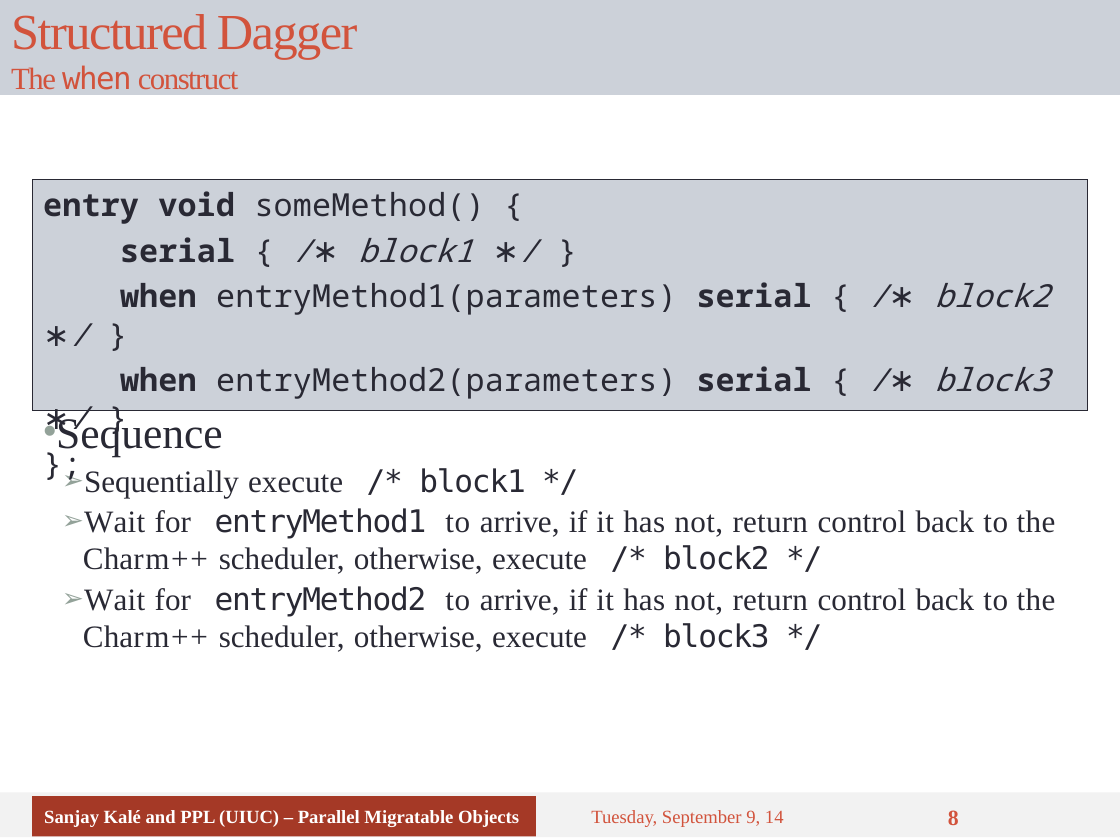
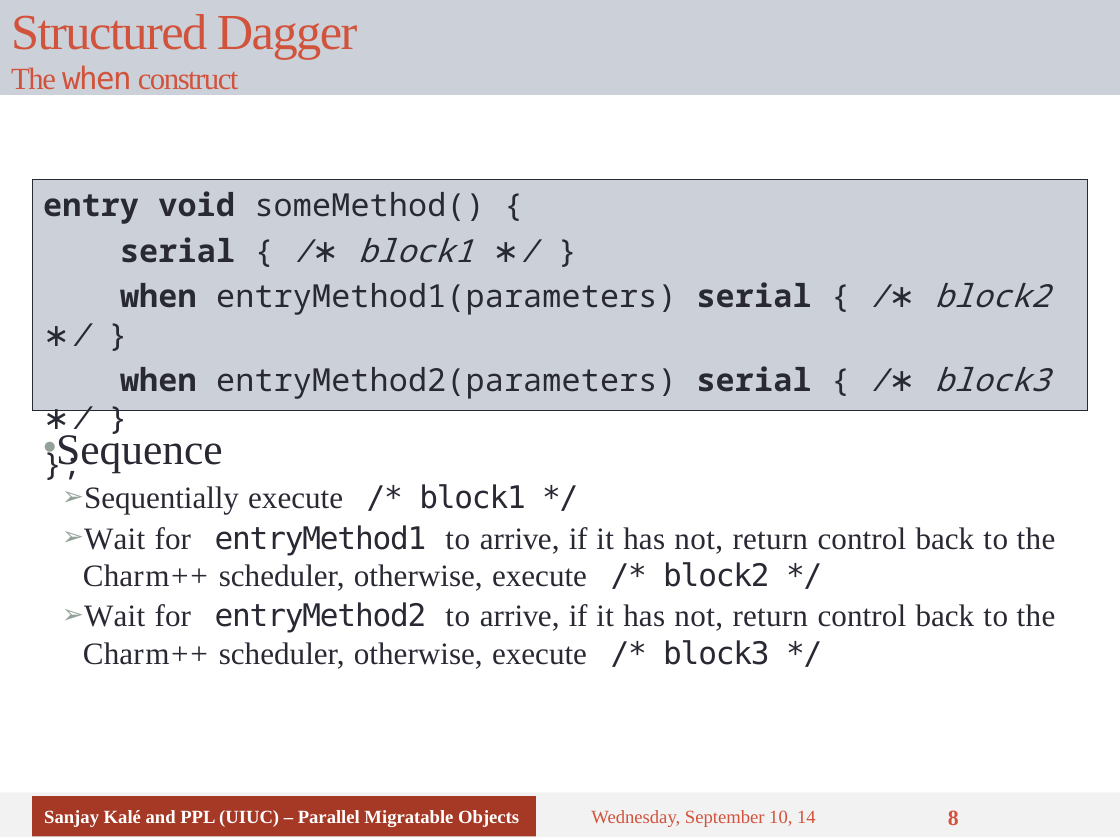
Before and after one commit to UIUC-PPL/charm_tutorial, a slide deck: slide 8 of tutorial-07-sdag.pptx. Drawn at 1120x840 pixels with LibreOffice and Linux fonts; fonts in the diff are those of the drawing. Boxes give left, top, right and bottom in pixels: in the first picture for what was removed or moved away, otherwise in the second. Text is boxed around its words. In the diff, an @@ line names an element or a change of style, - is before the commit and + after.

```diff
--- a/tutorial-07-sdag.pptx
+++ b/tutorial-07-sdag.pptx
@@ text "Sequence": place and size @@
-text "Sequence" at bbox=[56, 413, 1056, 652]
+text "Sequence" at bbox=[56, 430, 1056, 669]
@@ text at bbox=[591, 810, 816, 827]: text changed @@
-Tuesday, September 9, 14
+Wednesday, September 10, 14
```
Also in this commit, not shown: 33 other slides changed.
